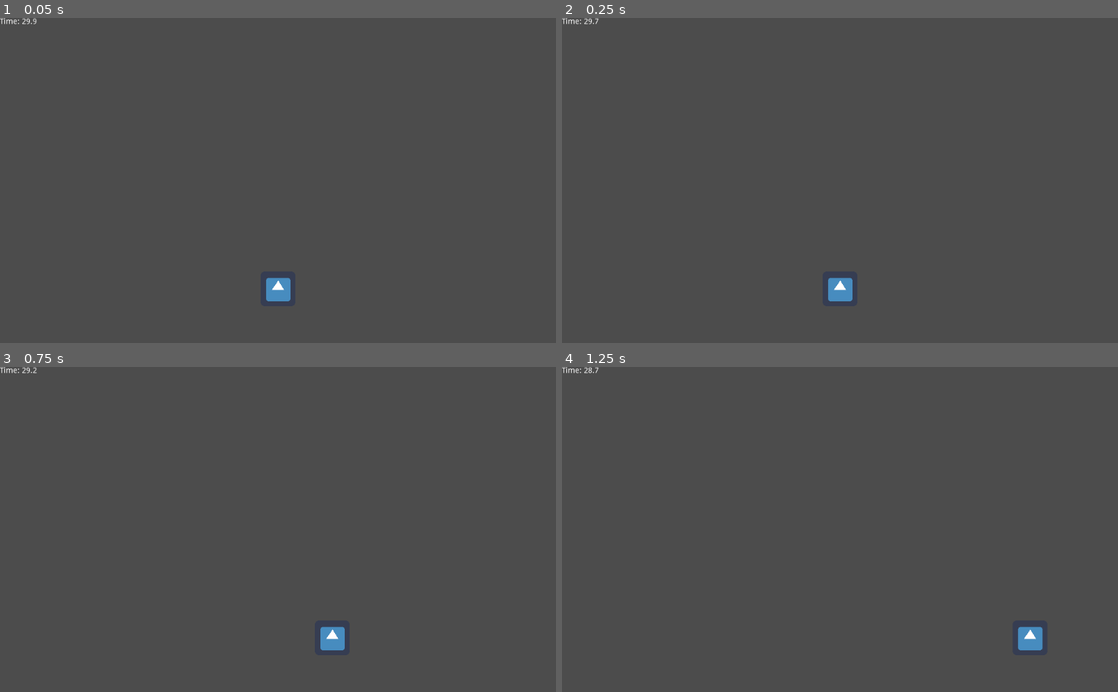
Above: before the commit, frames 1-4 (two rows, left to right).
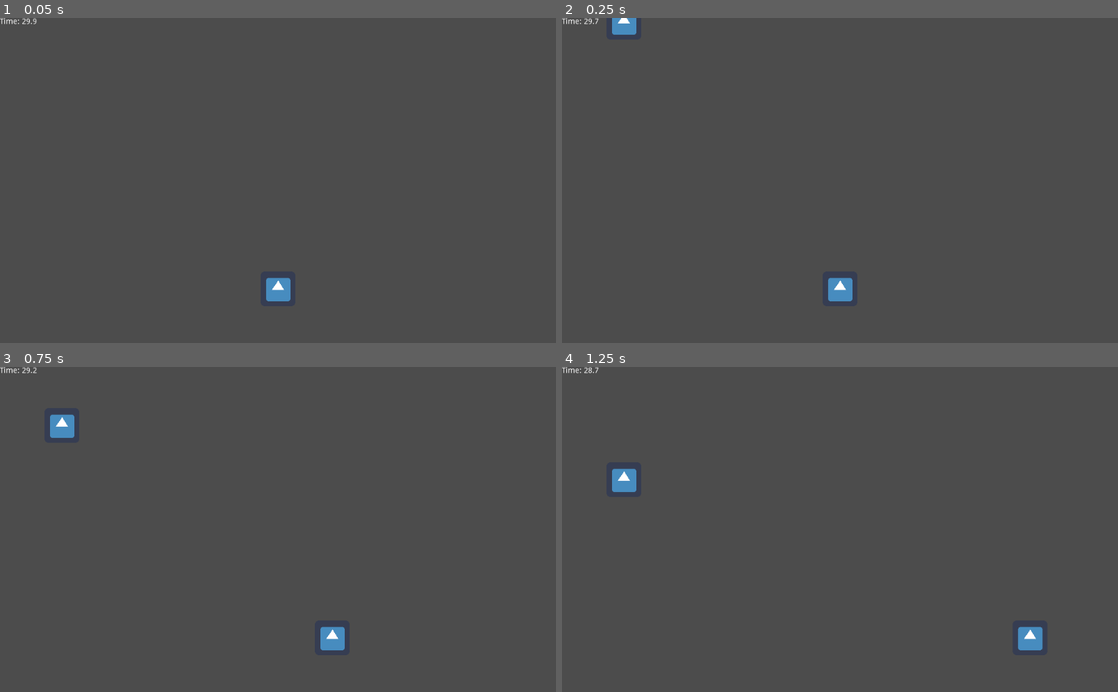
Above: after the commit, the same moments.

Repository: sidfer/devhacks-2025
Game: Godot game, scene res://Main.tscn
Two runs of this game, one before a commit and one after it. Both use one fixed random seed, a clock stepped at 60 frames per second and the inputs below. The engine's default icon, where the game draws it, is replaced by a stand-in: a white triangle on a blue panel in a dark square.
Inputs:
- Up to frame 1 (0.05 s): no input
- Up to frame 2 (0.25 s): no input
- Up to frame 3 (0.75 s): hold Right (ui_right) from 0.53 s (still down)
- Up to frame 4 (1.25 s): keep holding Right (ui_right)

Frame 1 is identical in both runs. In frame 2, 0.2% of the frame differs, in the area x 9-14%, y 0-6%; in frame 3, 0.3%, in the area x 9-14%, y 14-22%; in frame 4, 0.3%.

Commit message:
Fixed collectible motion

Diff:
--- a/Main.gd
+++ b/Main.gd
@@ -17,9 +17,10 @@
 	var pickup = time_pickup_scene.instance()
 	add_child(pickup)
 	pickup.connect("collected", self, "_on_TimePickup_collected")
+	# Spawn at a random X position ABOVE the screen
 	pickup.position = Vector2(
-		get_viewport_rect().size.x + 100,
-		rand_range(100, get_viewport_rect().size.y - 100)
+		rand_range(50, get_viewport_rect().size.x - 50),  # Random X
+		-100  # Start above the screen
 	)
 
 func _on_TimePickup_collected():
--- a/TimePickup.gd
+++ b/TimePickup.gd
@@ -1,11 +1,12 @@
 extends Area2D
 
 signal collected
-var speed = 400  # Adjust speed as needed
+var speed = 200  # Adjust speed as needed
 
 func _process(delta):
-	position.x -= speed * delta
-	if position.x < -100:  # Remove when off-screen
+	position.y += speed * delta  # Move downward
+	# Remove when off-screen (bottom of the screen)
+	if position.y > get_viewport_rect().size.y + 100:
 		queue_free()
 
 func _on_TimePickup_area_entered(area):
